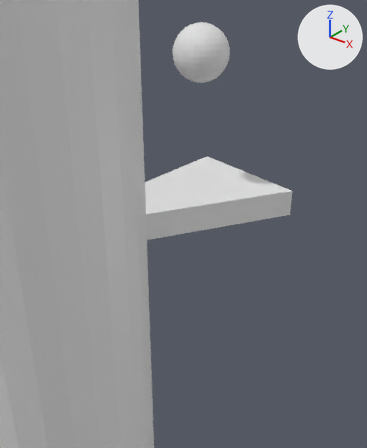
An edit to the FBX model Assets/Models/models.fbx, drawn before and after from the same camera.
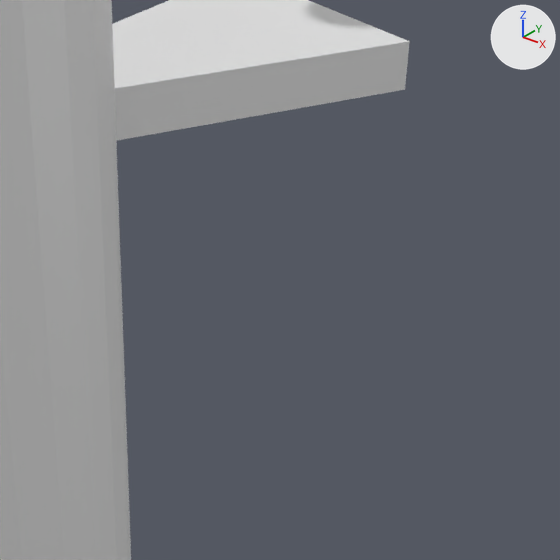
There are two pictures of each version: one from a 50 mm camera at (1.3, -0.797, 0.781) aimed at (0.689, -0.033, 0.307), one close up on the part from 24% to 100% of the width and 38% to 100% of the height. Arrows for +X, +Y and +Z are at upper right; the lights stay in place. Where no turn or scale is listed for an object, it has been applied to the vertices.

Script lines for the objects in view, before the commit:
```python
me_circle = bpy.data.meshes.new('Circle')
me_circle.from_pydata([(0.0, 1.0, 0.05), (0.5, 0.866, 0.05), (0.0, 0.0, 0.05), (0.0, 1.0, -0.05), (0.5, 0.866, -0.05), (0.0, 0.0, -0.05)], [], [(1, 0, 2), (4, 5, 3), (1, 4, 3, 0), (0, 3, 5, 2), (2, 5, 4, 1)])
me_cylinder = bpy.data.meshes.new('Cylinder')
me_cylinder.from_pydata(...)  # a 32-sided cylinder along z spanning x -0.4..0.4, y -0.4..0.4, z -6.0..6.0
ob_platformpart = bpy.data.objects.new('PlatformPart', me_circle)
ob_platformpart.location = (0.0, 0.0, 0.0)
ob_tube = bpy.data.objects.new('Tube', me_cylinder)
ob_tube.location = (0.0, 0.0, 0.0)
```
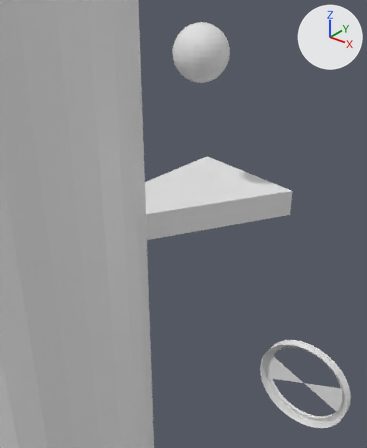
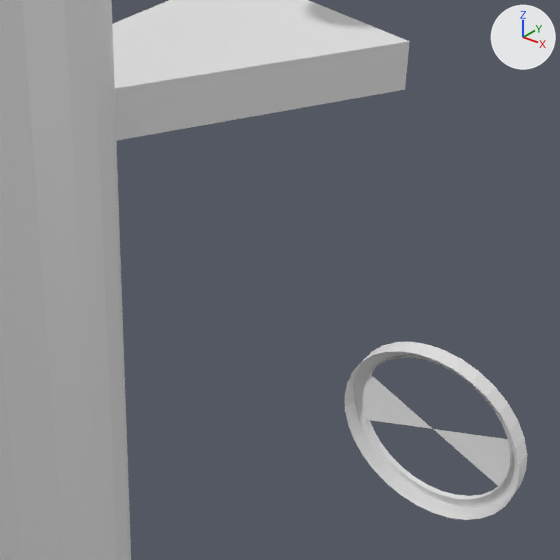
Location of each change, [x1, y1, x2, y2] in pixels of the close-ups (560 x 560 px):
```json
{"object": "Coin", "change": "added", "after": [345, 342, 527, 520]}
```

Edits to the scene script, one JSON object a line:
```json
{"op": "add", "block": "me_circle_001", "code": ["me_circle_001 = bpy.data.meshes.new('Circle.001')", "me_circle_001.from_pydata(...)  # 132 vertices, 104 faces; spans x -0.1..0.1, y 0.0..0.02, z -0.1..0.1"]}
{"op": "add", "block": "ob_coin", "code": ["ob_coin = bpy.data.objects.new('Coin', me_circle_001)", "ob_coin.location = (0.981, 0.0, 0.0)"]}
```
